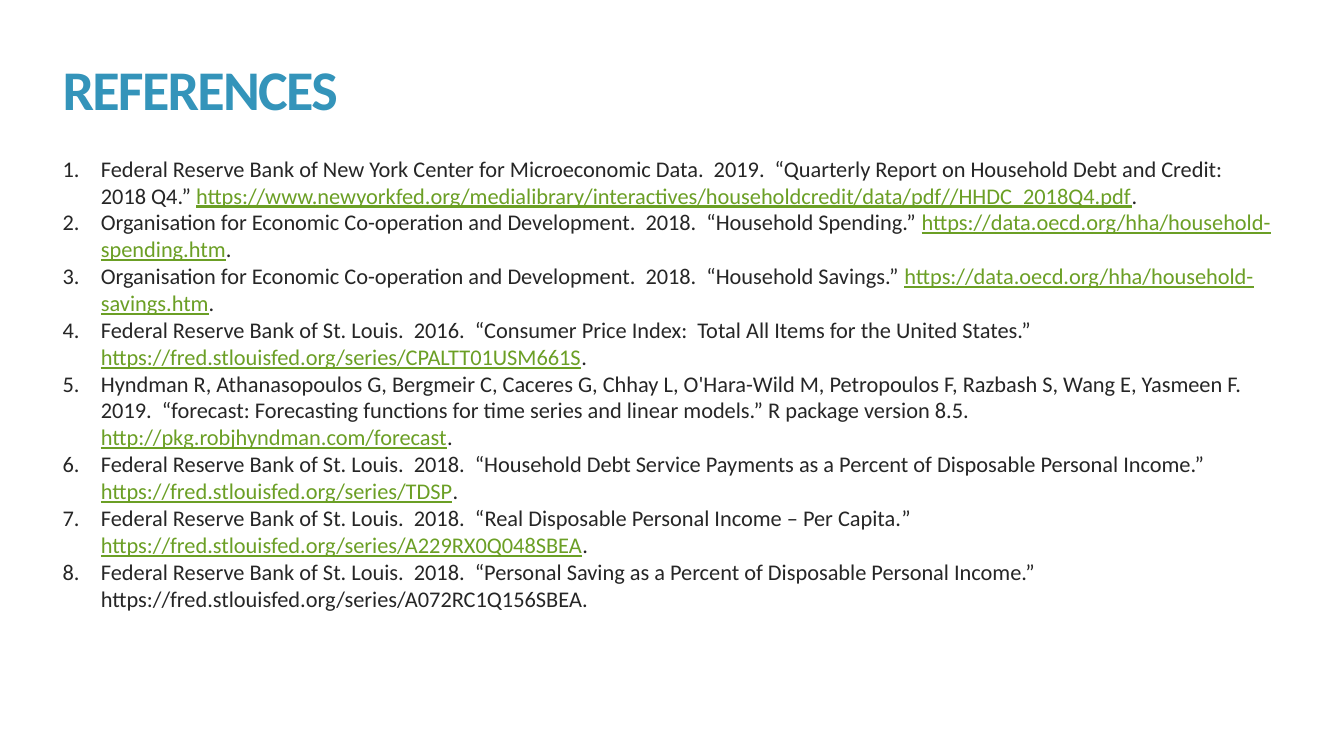
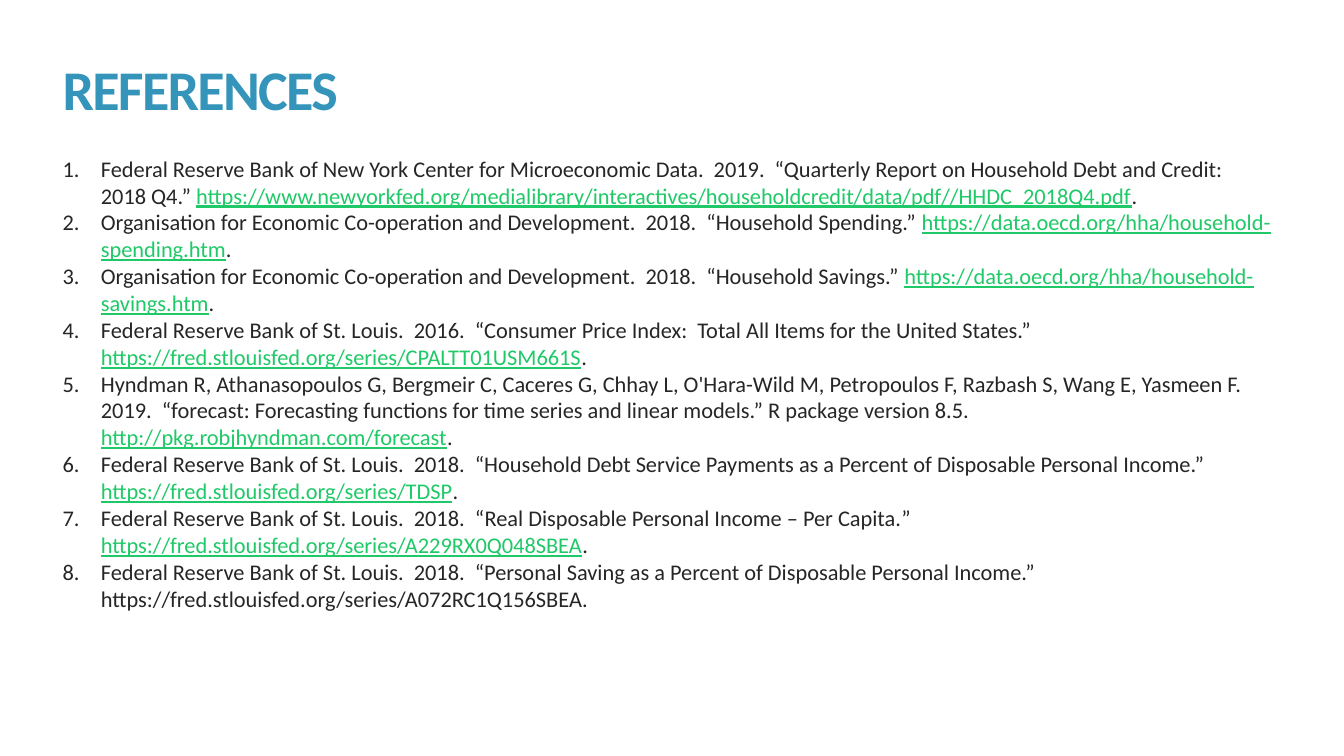
Before and after one commit to kmprioliPROF/MAT_8444_Final_Project, a slide deck: slide 20 of Prioli_Final_Proj.pptx (slide 19 before the commit). Drawn at 1344x756 pixels with LibreOffice and Linux fonts; fonts in the diff are those of the drawing. Boxes give left, top, right and bottom in pixels: in the first picture for what was removed or moved away, otherwise in the second. Text is boxed around its words. In the diff, an @@ line names an element or a change of style, - is before the commit and + after.

```diff
--- a/Prioli_Final_Proj.pptx
+++ b/Prioli_Final_Proj.pptx
@@ text at [101, 161, 1271, 557]: text colour #6B9F25 to #1FC967 in "https://www.newyorkfed.org/medialibrary/interactives/househo ...", "https://data.oecd.org/hha/household-spending.htm.", "https://data.oecd.org/hha/household-savings.htm.", "https://fred.stlouisfed.org/series/CPALTT01USM661S." and 3 more places @@
```
Also in this commit, not shown: 7 other slides changed, 1 slide added.
